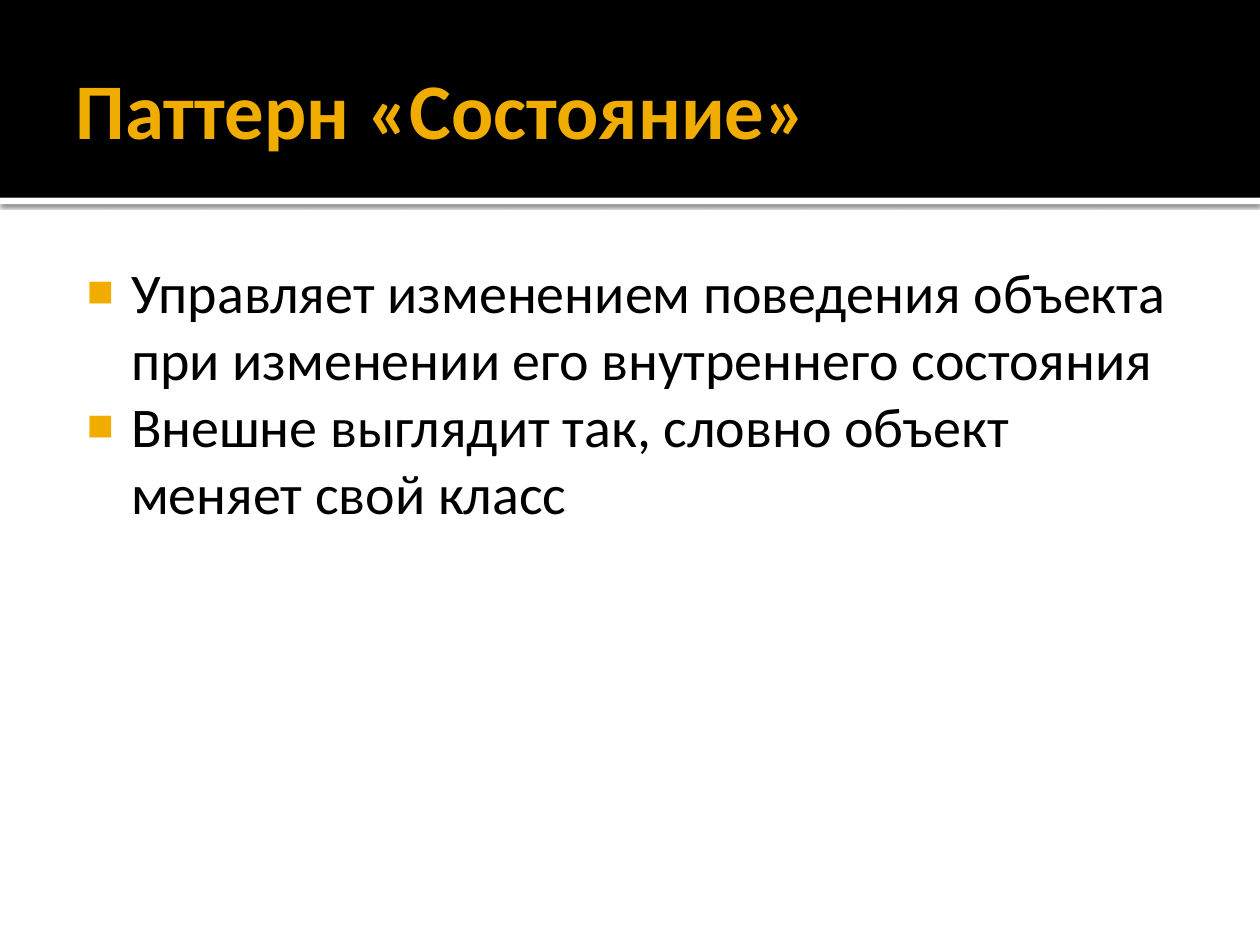
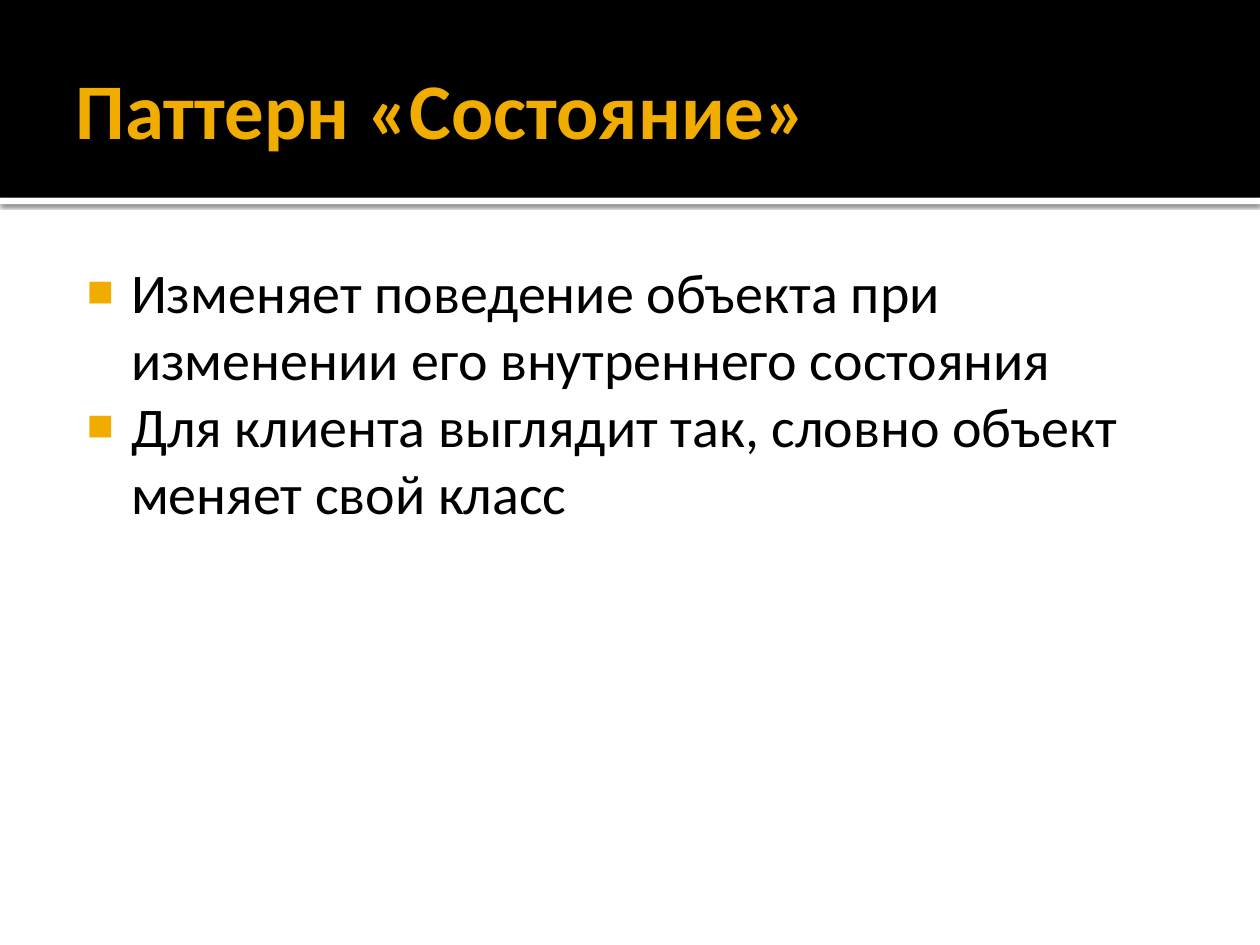
Before and after one commit to alexey-malov/ood, a slide deck: slide 25 of lectures/11.state/state.pptx (slide 23 before the commit). Drawn at 1260x945 pixels with LibreOffice and Linux fonts; fonts in the diff are those of the drawing. Boxes give left, top, right and bottom in pixels: in the first picture for what was removed or moved away, otherwise in the second. Text is boxed around its words. In the diff, an @@ line names an element or a change of style, - is before the commit and + after.

Commit message:
Обновил лекцию по паттерну "Состояние"

```diff
--- a/lectures/11.state/state.pptx
+++ b/lectures/11.state/state.pptx
@@ text at (131, 275, 1117, 515): text changed @@
-■ Управляет изменением поведения объекта при изменении его внутреннего состояния
-■ Внешне выглядит так, словно объект меняет свой класс
+■ Изменяет поведение объекта при изменении его внутреннего состояния
+■ Для клиента выглядит так, словно объект меняет свой класс
```
Also in this commit, not shown: 8 other slides changed, 6 slides added, 1 other file.
